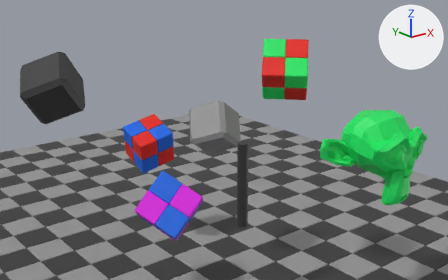
What one commit did to the glTF model models/scenes/ternion.glb.
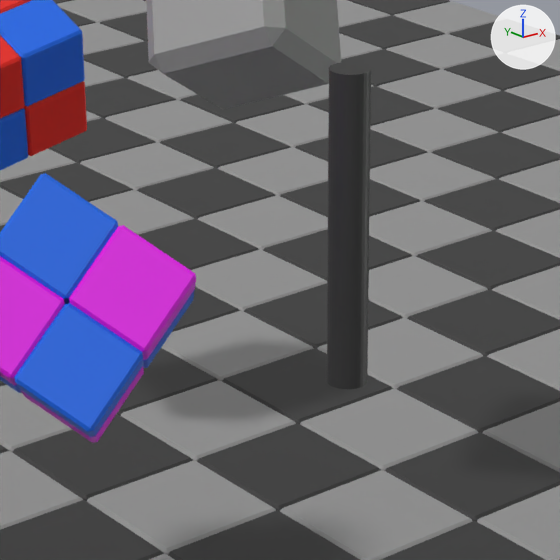
Old and new are each drawn whole from a 50 mm lens placed at (-8.6, -14.07, 8.21), pointed at (-0.07, -3.41, 3.94) and again close up on the part from 34% to 67% of the width and 45% to 97% of the height. Every picture has the same lights, and +X, +Y and +Z are marked at upper right. The last two pictures show the newer version. Where no turn or scale is listed for an object, it has been applied to the vertices.
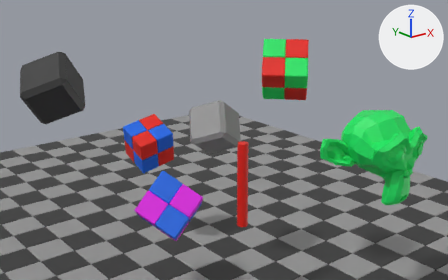
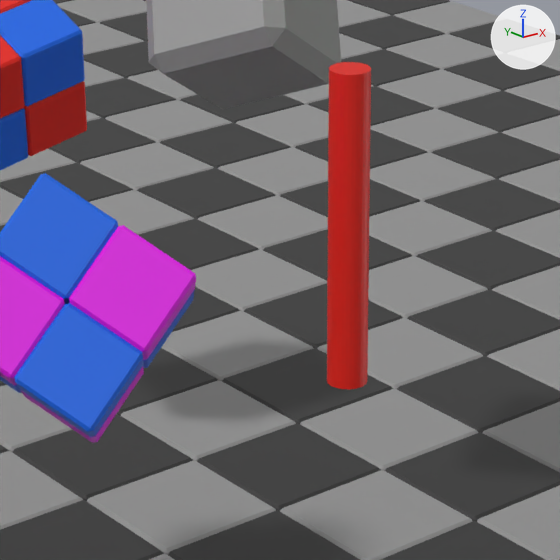
What differs and where, as boxes (x1, y1, x2, y2) in the close-ups (560 x 560 px):
'Cylinder.001', recoloured (dark grey to red)
    both: (327, 62, 371, 389)

The change in detail:
me_cylinder_001 has 64 vertices, 124 faces and spans x -0.12..0.12, y -0.12..0.12, z -1.0..1.0.
me_cylinder_001 no longer uses material mat_floorblack (dark grey #353535).
me_cylinder_001 gains material mat_red (red #e71b08).
